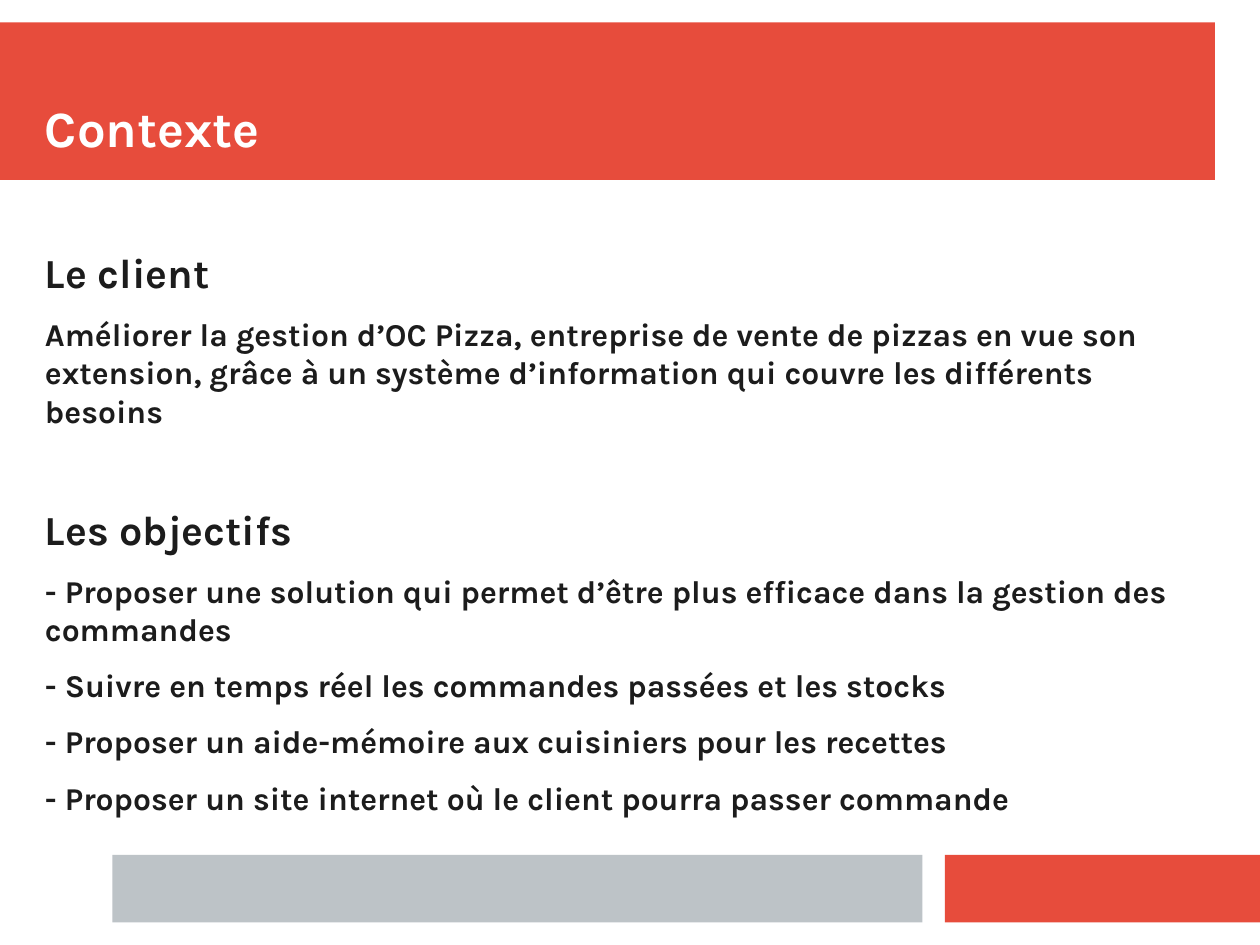
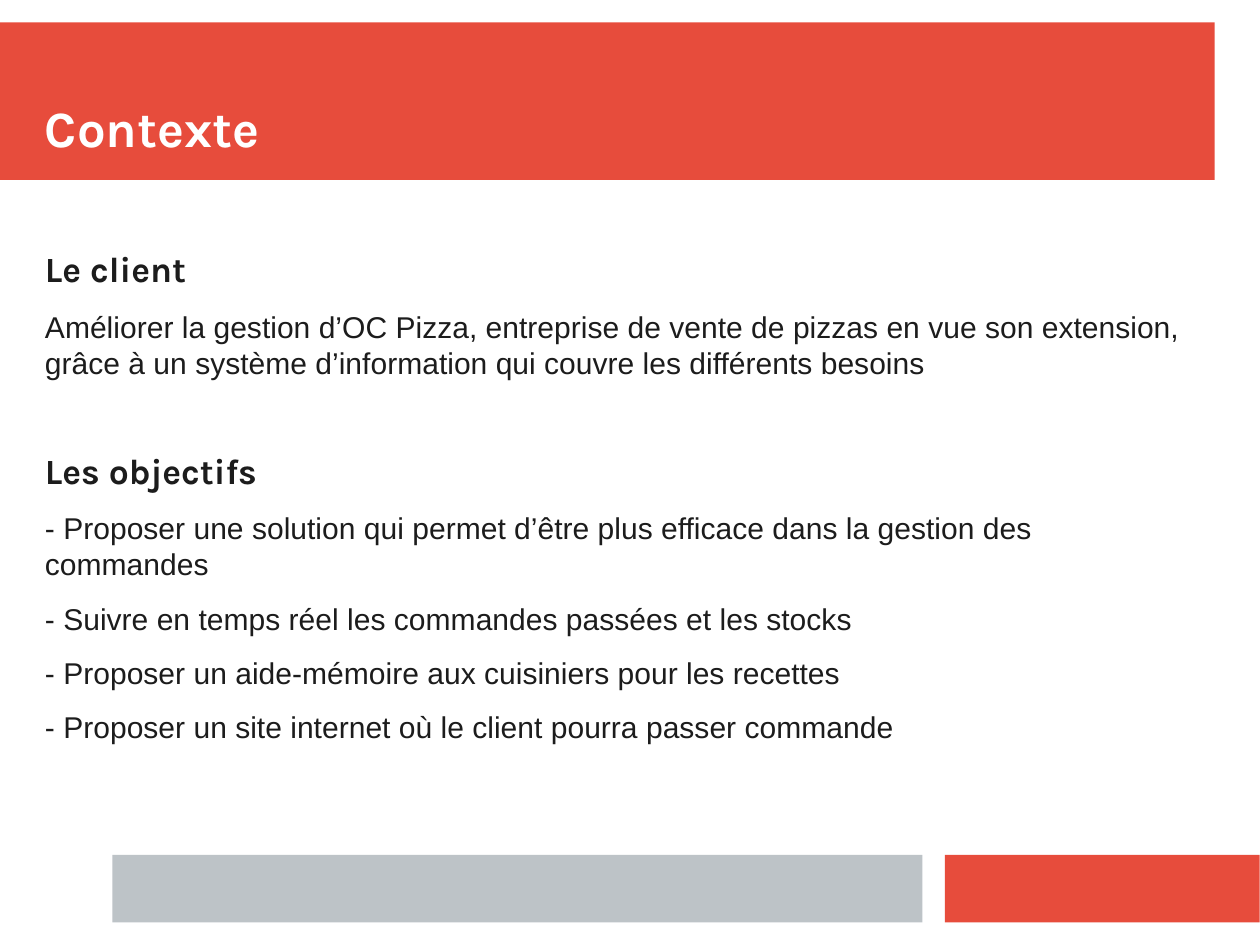
Before and after one commit to clemenceclaireR/spec_fonctionnelles_restaurant, a slide deck: slide 2 of diapo_presentation_solution.pptx. Drawn at 1260x945 pixels with LibreOffice and Linux fonts; fonts in the diff are those of the drawing. Boxes give left, top, right and bottom in pixels: in the first picture for what was removed or moved away, otherwise in the second. Text is boxed around its words. In the diff, an @@ line names an element or a change of style, - is before the commit and + after.

```diff
--- a/diapo_presentation_solution.pptx
+++ b/diapo_presentation_solution.pptx
@@ text "Le client" at bbox=[45, 257, 1179, 743]: size 26 to 22.4 pt in "Le client", "Les objectifs"; size 20 to 18.9 pt, font Karla to Arial, bold off @@
```
Also in this commit, not shown: 6 other slides changed, 1 slide added.
